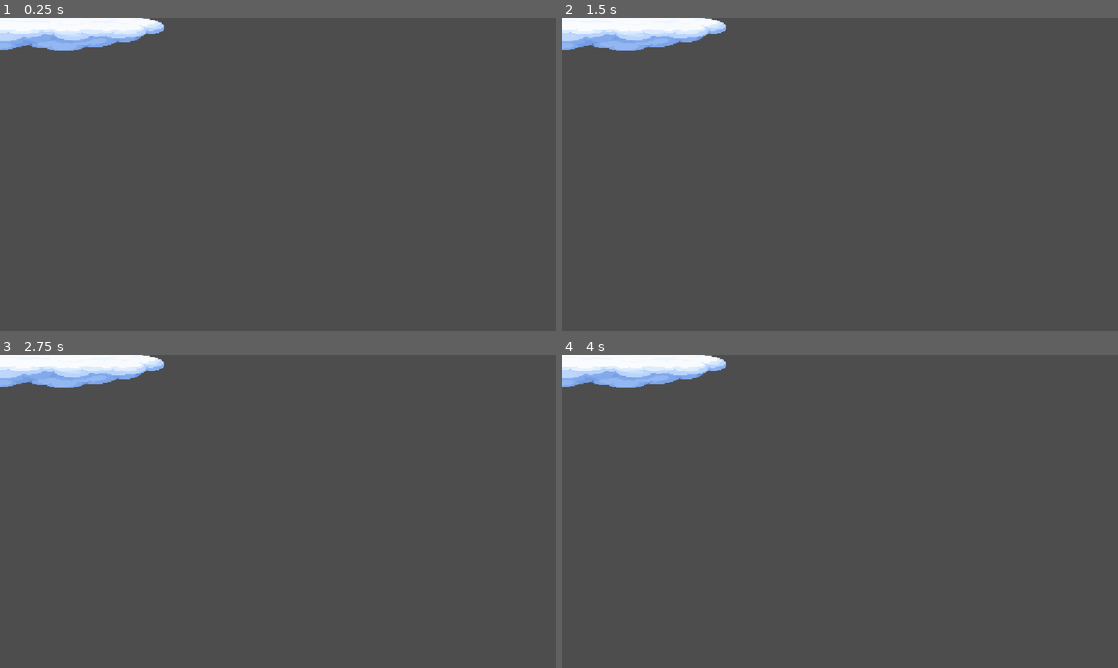
Above: before the commit, frames 1-4 (two rows, left to right).
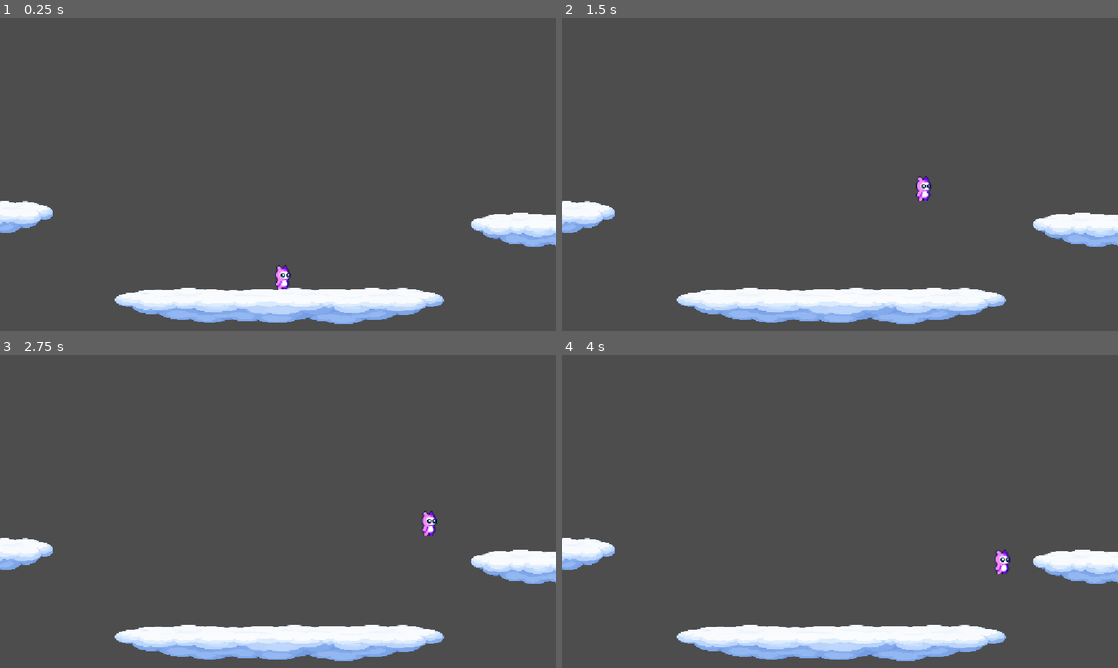
Above: after the commit, the same moments.

Repository: haochn/Godot-Character-Test-
Game: Godot game, scene res://primeraEscena.tscn
The game is run twice, just before and just after one commit, with the same random seed, the same clock (stepped at 60 frames per second) and the same inputs. Before the commit the project has no main scene; this scene is started directly in both runs.
Inputs:
- Up to frame 1 (0.25 s): no input
- Up to frame 2 (1.5 s): tap Enter at 0.5 s; hold Right (der) 0.53-1.28 s; tap W (saltar) at 0.77, 1.07 s; tap Shift (sprint, bound only after the commit) at 0.8, 1.35 s
- Up to frame 3 (2.75 s): tap W (saltar) at 1.52, 1.55, 1.82, 2.1 s; hold Left (izq) from 2.03 s (still down); hold Right (der) from 2.03 s (still down)
- Up to frame 4 (4 s): release Left (izq) at 2.78 s; release Right (der) at 2.78 s; tap Right (der) at 2.85 s; tap W (saltar) at 3.02, 3.32, 3.77, 3.8 s; tap Shift (sprint, bound only after the commit) at 3.05 s; hold Shift (sprint, bound only after the commit) from 3.53 s (still down)

The runs differ from the first frame. In frame 1, 10% of the frame differs, in the area x 0-100%, y 0-98%; in frame 2, 10%; in frame 3, 10%; in frame 4, 10%.

Commit message:
Segunda parte, hemos terminado los movimientos simples y el sprint del personaje

Diff:
--- /dev/null
+++ b/movimiento.gd
@@ -0,0 +1,31 @@
+extends CharacterBody2D
+
+const SPEED = 200
+const JUMP_SPEED = 600
+const SPRINT = 400
+
+func _physics_process(delta: float) -> void:
+
+	#MOVIMIENTO DERECHA E IZQUIERDA
+	if Input.is_action_pressed("der"):
+		velocity.x = SPEED
+	elif Input.is_action_pressed("izq"):
+		velocity.x = -SPEED
+	else:
+		velocity.x = 0
+
+	#MOVIMIENTO SALTO
+	if not is_on_floor():
+		velocity = velocity + get_gravity() * delta
+
+	if is_on_floor() and Input.is_action_just_pressed("saltar"):
+		velocity.y = -JUMP_SPEED
+
+	#MOVIMIENTO SPRINT
+	if Input.is_action_pressed("der") and Input.is_action_pressed("sprint"):
+		velocity.x = SPRINT
+
+	if Input.is_action_pressed("izq") and Input.is_action_pressed("sprint"):
+		velocity.x = -SPRINT
+
+	move_and_slide()
--- a/primeraEscena.tscn
+++ b/primeraEscena.tscn
@@ -2,6 +2,7 @@
 
 [ext_resource type="Texture2D" uid="uid://bbde5lr2pu0ru" path="res://spritesPlataforma/plataformaNube.png" id="1_e223v"]
 [ext_resource type="Texture2D" uid="uid://c0kid0lh7kl6e" path="res://spritesPersonajes/Pink_Monster.png" id="2_pu014"]
+[ext_resource type="Script" uid="uid://cktkrjbjx862w" path="res://movimiento.gd" id="2_rlrib"]
 
 [sub_resource type="RectangleShape2D" id="RectangleShape2D_rlrib"]
 size = Vector2(687, 54.5)
@@ -22,8 +23,7 @@
 
 [node name="PlatNube1" type="StaticBody2D" parent="." unique_id=1008992894]
 top_level = true
-position = Vector2(-195, -34)
-metadata/_edit_group_ = true
+position = Vector2(384, 531)
 
 [node name="Sprite2D" type="Sprite2D" parent="PlatNube1" unique_id=1759677932]
 position = Vector2(195, 63)
@@ -34,23 +34,25 @@
 position = Vector2(194, 61)
 shape = SubResource("RectangleShape2D_rlrib")
 
-[node name="Personaje" type="CharacterBody2D" parent="." unique_id=766938141]
-position = Vector2(-8, 9)
+[node name="PersonajeRosa" type="CharacterBody2D" parent="." unique_id=766938141]
+position = Vector2(834, 576)
+script = ExtResource("2_rlrib")
 metadata/_edit_group_ = true
 
-[node name="Sprite2D" type="Sprite2D" parent="Personaje" unique_id=1763034589]
+[node name="Sprite2D" type="Sprite2D" parent="PersonajeRosa" unique_id=1763034589]
 position = Vector2(-244, -16)
 scale = Vector2(1.875, 1.8125)
 texture = ExtResource("2_pu014")
 metadata/_edit_group_ = true
 
-[node name="CollisionShape2D" type="CollisionShape2D" parent="Personaje" unique_id=1141214306]
+[node name="CollisionShape2D" type="CollisionShape2D" parent="PersonajeRosa" unique_id=1141214306]
+visible = false
 position = Vector2(-246, -10)
 shape = SubResource("CapsuleShape2D_6a5nv")
 metadata/_edit_group_ = true
 
 [node name="PlatNube2" type="StaticBody2D" parent="." unique_id=1482291766]
-position = Vector2(566, -230)
+position = Vector2(1015, 402)
 metadata/_edit_group_ = true
 
 [node name="Sprite2D" type="Sprite2D" parent="PlatNube2" unique_id=305933003]
@@ -64,7 +66,7 @@
 metadata/_edit_group_ = true
 
 [node name="PlatNube3" type="StaticBody2D" parent="." unique_id=179250980]
-position = Vector2(-696, 336)
+position = Vector2(-119, 931)
 metadata/_edit_group_ = true
 
 [node name="Sprite2D" type="Sprite2D" parent="PlatNube3" unique_id=207923168]
--- a/project.godot
+++ b/project.godot
@@ -11,6 +11,7 @@
 [application]
 
 config/name="trabajoClase"
+run/main_scene="uid://bkhchgxgdt31d"
 config/features=PackedStringArray("4.7", "Forward Plus")
 
 [display]
@@ -38,6 +39,11 @@
 , Object(InputEventKey,"resource_local_to_scene":false,"resource_name":"","device":-1,"window_id":0,"alt_pressed":false …(186 unchanged characters)…
 ]
 }
+sprint={
+"deadzone": 0.2,
+"events": [Object(InputEventKey,"resource_local_to_scene":false,"resource_name":"","device":-1,"window_id":0,"alt_pressed":false,"shift_pressed":false,"ctrl_pressed":false,"meta_pressed":false,"pressed":false,"keycode":0,"physical_keycode":4194325,"key_label":0,"unicode":0,"location":0,"echo":false,"script":null)
+]
+}
 
 [physics]
 
Not shown, added: movimiento.gd.uid
